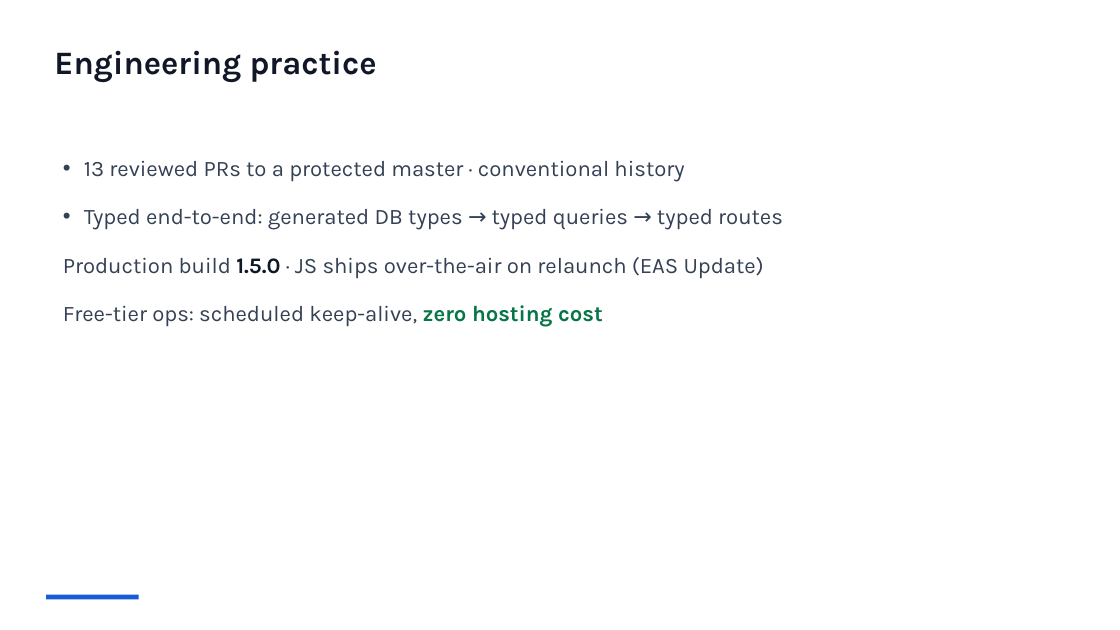
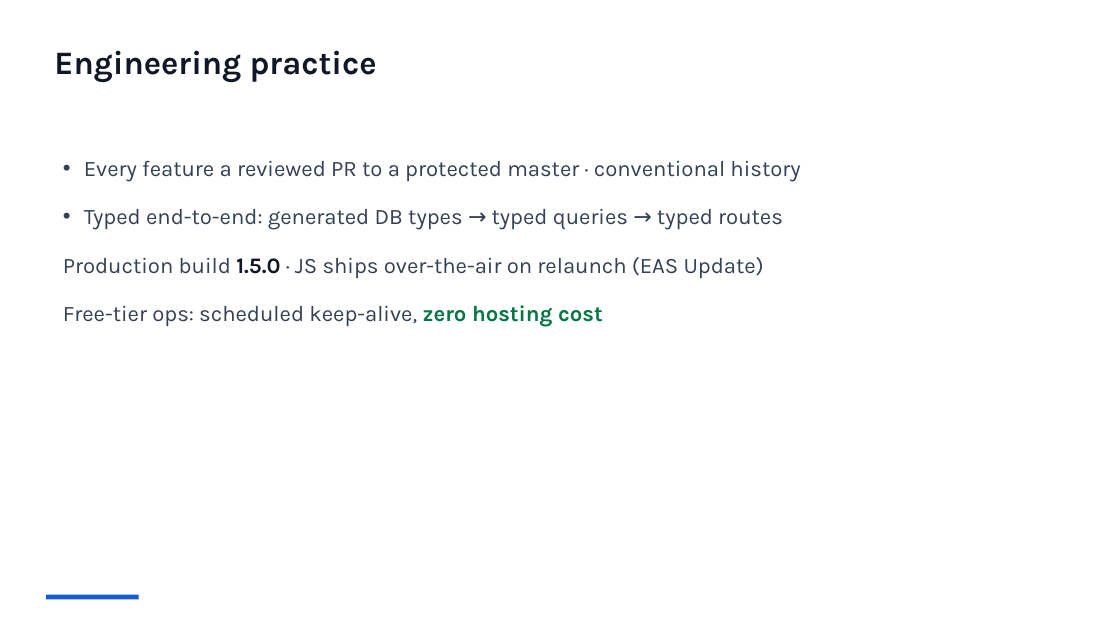
Before and after one commit to azer-dev1/TransportFlow, a slide deck: slide 14 of Docs/TransportFlow_Slides.pptx. Drawn at 1120x630 pixels with LibreOffice and Linux fonts; fonts in the diff are those of the drawing. Boxes give left, top, right and bottom in pixels: in the first picture for what was removed or moved away, otherwise in the second. Text is boxed around its words. In the diff, an @@ line names an element or a change of style, - is before the commit and + after.

```diff
--- a/Docs/TransportFlow_Slides.pptx
+++ b/Docs/TransportFlow_Slides.pptx
@@ text at [84,160,800,182]: text changed @@
-• 13 reviewed PRs to a protected master · conventional history
+• Every feature a reviewed PR to a protected master · conventional history
```
Also in this commit, not shown: 2 other files.
